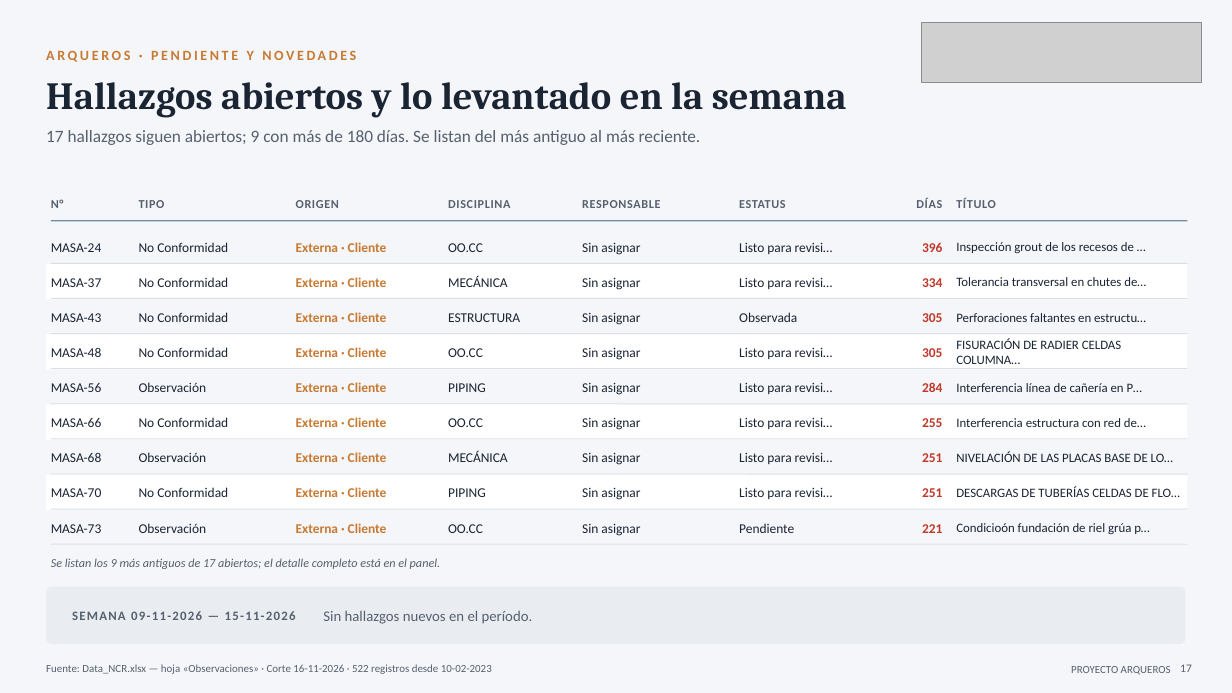
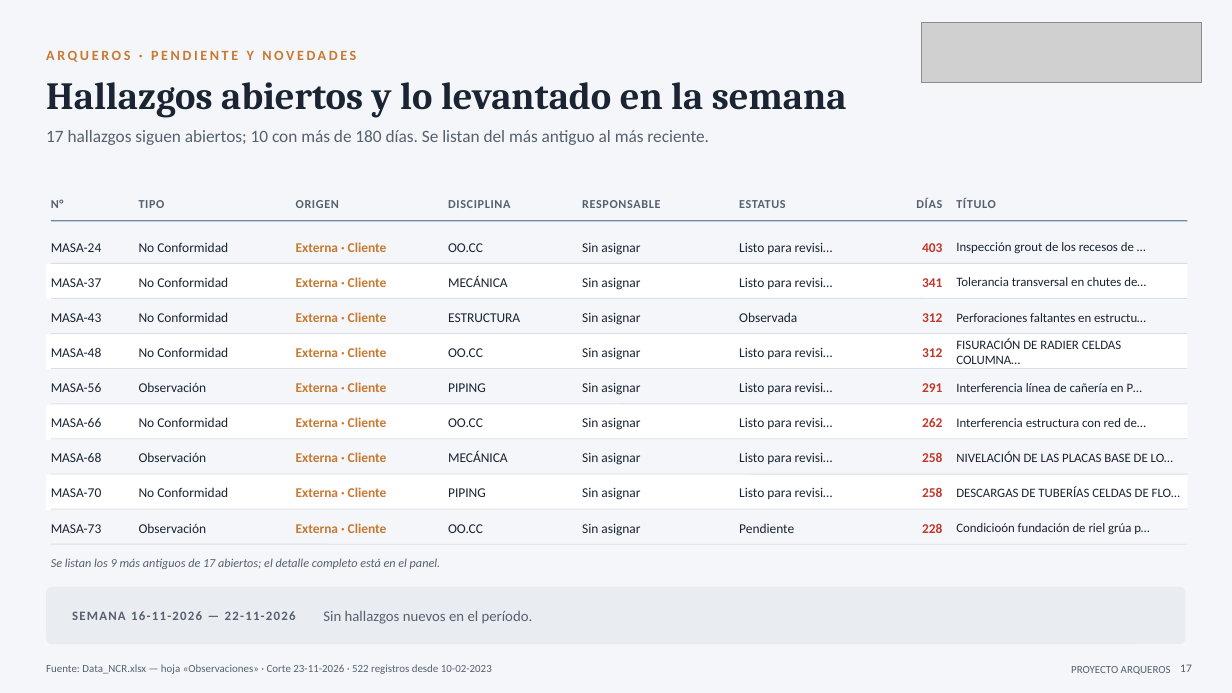
Before and after one commit to tdkvalex/Dashboard-HSEQ, a slide deck: slide 17 of modulo_nc/Panel_No_Conformidades.pptx. Drawn at 1232x693 pixels with LibreOffice and Linux fonts; fonts in the diff are those of the drawing; grey boxes stand for pictures. Boxes give left, top, right and bottom in pixels: in the first picture for what was removed or moved away, otherwise in the second. Text is boxed around its words. In the diff, an @@ line names an element or a change of style, - is before the commit and + after.

```diff
--- a/modulo_nc/Panel_No_Conformidades.pptx
+++ b/modulo_nc/Panel_No_Conformidades.pptx
@@ text at <box>46,130,709,145</box>: text changed @@
-17 hallazgos siguen abiertos; 9 con más de 180 días. Se listan del más antiguo al más reciente.
+17 hallazgos siguen abiertos; 10 con más de 180 días. Se listan del más antiguo al más reciente.
@@ text at <box>922,243,942,252</box>: text changed @@
-396
+403
@@ text at <box>922,278,942,287</box>: text changed @@
-334
+341
@@ text at <box>922,313,942,322</box>: text changed @@
-305
+312
@@ text at <box>922,348,942,357</box>: text changed @@
-305
+312
@@ text at <box>922,383,942,392</box>: text changed @@
-284
+291
@@ text at <box>922,418,942,427</box>: text changed @@
-255
+262
@@ text at <box>922,452,942,462</box>: text changed @@
-251
+258
@@ text at <box>922,487,942,497</box>: text changed @@
-251
+258
@@ text at <box>922,523,942,533</box>: text changed @@
-221
+228
@@ text at <box>72,611,296,620</box>: text changed @@
-SEMANA 09-11-2026 — 15-11-2026
+SEMANA 16-11-2026 — 22-11-2026
@@ text at <box>46,664,492,674</box>: text changed @@
-Fuente: Data_NCR.xlsx — hoja «Observaciones» · Corte 16-11-2026 · 522 registros desde 10-02-2023
+Fuente: Data_NCR.xlsx — hoja «Observaciones» · Corte 23-11-2026 · 522 registros desde 10-02-2023
```
Also in this commit, not shown: 16 other slides changed, 3 other files.
